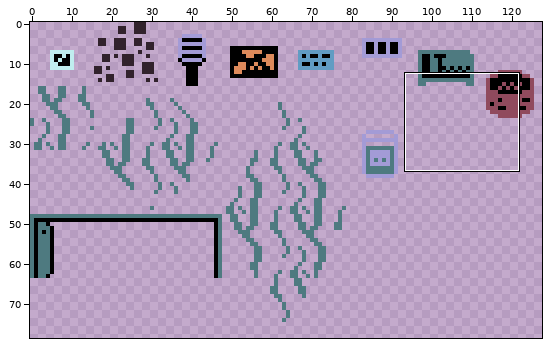
Two states of a sprite sheet, assets/sprites/atlases/on_solids.png. Above, an overview of the earlier version with the close-up marked.
Close-up. Earlier state:
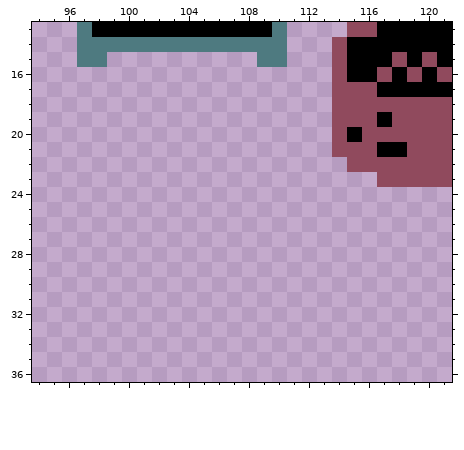
The file is 128x128 pixels. Shown: x 94..121, y 13..36. The wide view leaves out empty margins.
After:
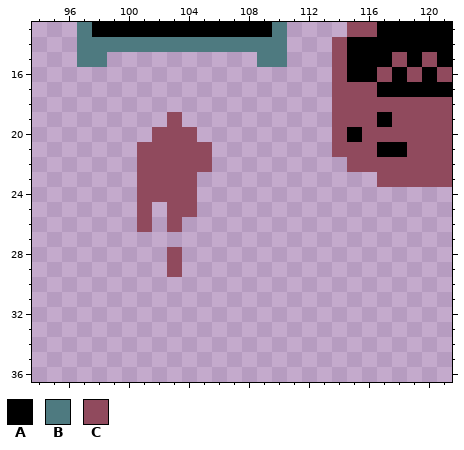
Palette (. is transparent): A #000000  B #4e7a80  C #904a5d
Diff:
y 19: x 103 . -> C
y 20: x 102..104 ... -> CCC
y 21..22: x 101..105 ..... -> CCCCC
y 23..24: x 101..104 .... -> CCCC
y 25: x 101 . -> C; x 103..104 .. -> CC
y 26: x 101 . -> C; x 103 . -> C
y 28..29: x 103 . -> C
Where, in picture pixels (left, top, right, bottom), the same in both close-ups:
added: (137, 112, 212, 277)
